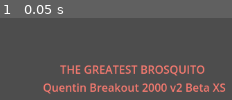
Above: before the commit, frame 1.
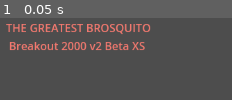
Above: after the commit, the same moment.

Repository: LaguilliezMathys/ProgMultimedia---td1
Game: Godot game, scene res://breakout/main.tscn
Two runs of this game, one before a commit and one after it. Both use one fixed random seed, a clock stepped at 60 frames per second and the inputs below.
Inputs:
- Up to frame 1 (0.05 s): no input

The runs differ from the first frame. In frame 1, 15% of the frame differs, in the area x 2-97%, y 7-93%.

Commit message:
scripts sur les labels tests

Diff:
--- /dev/null
+++ b/breakout/label.gd
@@ -0,0 +1,17 @@
+class_name MonLabel
+
+extends Label
+
+@export var toto2 : int = 1
+
+
+func _ready() -> void :
+	print("oiisizpzfze %s" % name)
+	var monlabel1: MonLabel = $"../Label"
+	monlabel1.hide()
+	monlabel1.getMyName()
+
+
+## Retorune un abris bus A480 de chez BricoDêpot
+func getMyName() -> String:
+	return "ezonzi"
--- a/breakout/main.tscn
+++ b/breakout/main.tscn
@@ -1,14 +1,29 @@
-[gd_scene format=3 uid="uid://bu3bv5ei4pt8p"]
+[gd_scene load_steps=2 format=3 uid="uid://bu3bv5ei4pt8p"]
+
+[ext_resource type="Script" uid="uid://btyqlmhasi3v5" path="res://breakout/label.gd" id="1_lbe1j"]
 
 [node name="Node2D" type="Node2D"]
 
 [node name="Label" type="Label" parent="."]
 modulate = Color(1, 0.49803922, 1, 1)
 self_modulate = Color(0.9607843, 0.9607843, 0.4392157, 1)
-offset_left = 421.0
-offset_top = 87.0
-offset_right = 689.0
-offset_bottom = 136.0
+offset_left = 372.0
+offset_top = 27.0
+offset_right = 581.0
+offset_bottom = 76.0
 rotation = -6.2831855
-text = "       THE GREATEST BROSQUITO
- Quentin Breakout 2000 v2 Beta XS"
+text = "THE GREATEST BROSQUITO
+ Breakout 2000 v2 Beta XS"
+script = ExtResource("1_lbe1j")
+
+[node name="Label2" type="Label" parent="."]
+modulate = Color(1, 0.49803922, 1, 1)
+self_modulate = Color(0.9607843, 0.9607843, 0.4392157, 1)
+offset_left = 372.0
+offset_top = 27.0
+offset_right = 581.0
+offset_bottom = 76.0
+rotation = -6.2831855
+text = "THE GREATEST BROSQUITO
+ Breakout 2000 v2 Beta XS"
+script = ExtResource("1_lbe1j")
Not shown, added: breakout/label.gd.uid
Not shown, changed: build/web/td1 - casse brique.html
Not shown, changed: build/web/td1 - casse brique.pck
Not shown, changed: build/win64/td1 - casse brique.pck
